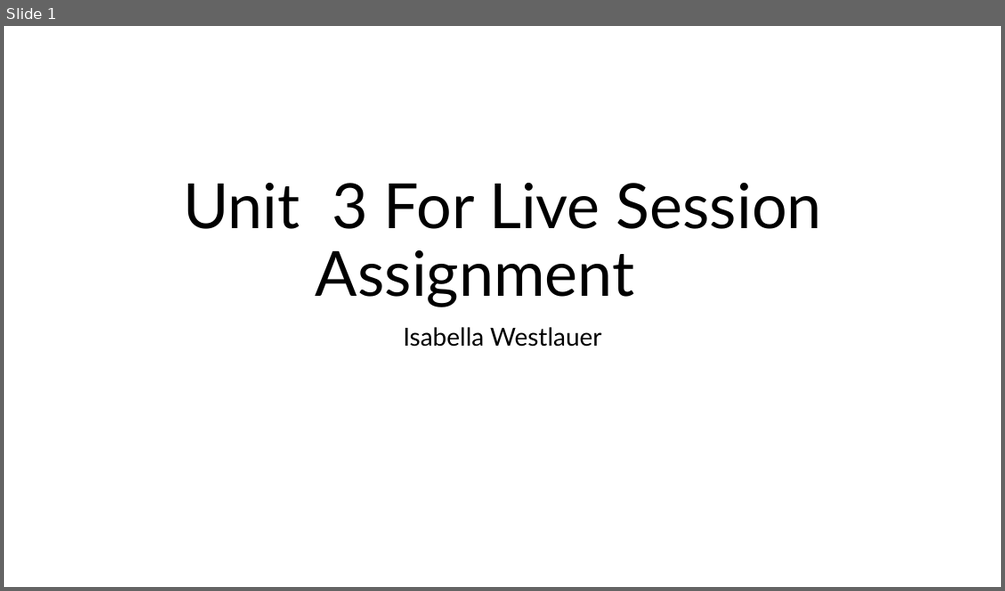
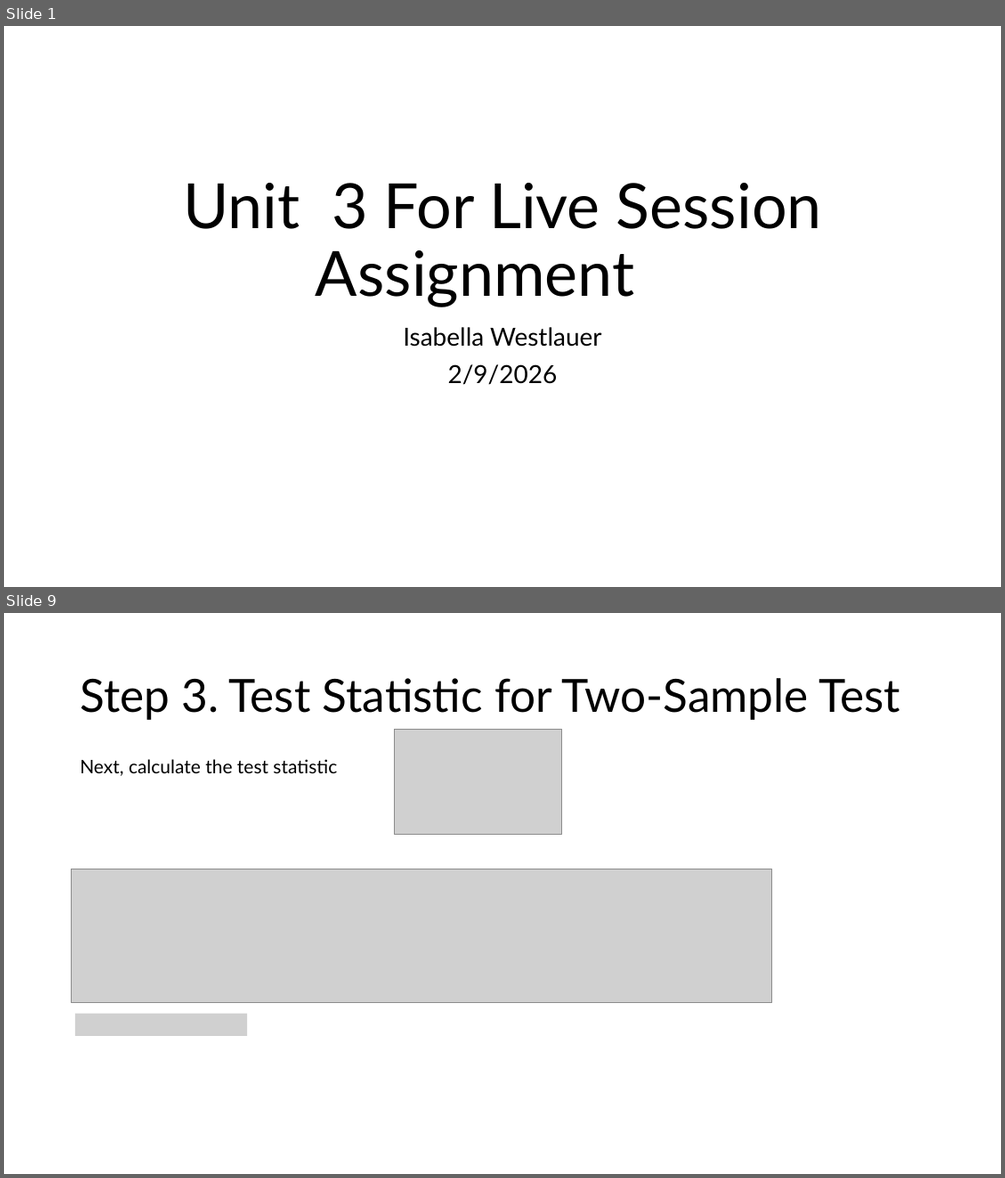
Before and after one commit to Iwestlauer/doing_data_science, a slide deck: Unit 3 Data Transformation and EDA/Isabella_Westlauer_FLS_Unit3.pptx. Shown one above the other, each under a label of ours: slide 1 before the commit, slides 1 and 9 after it; the slides between them are not shown. The pictures are 1005x591 and 1005x1178 pixels, drawn with LibreOffice and Linux fonts; fonts in the diff are those of the drawing; grey boxes stand for pictures. Boxes give left, top, right and bottom in pixels: in the first picture for what was removed or moved away, otherwise in the second. Text is boxed around its words. In the diff, an @@ line names an element or a change of style, - is before the commit and + after.

```diff
--- a/Unit 3 Data Transformation and EDA/Isabella_Westlauer_FLS_Unit3.pptx
+++ b/Unit 3 Data Transformation and EDA/Isabella_Westlauer_FLS_Unit3.pptx
@@ slide 9 added at (x1=4, y1=613, x2=1001, y2=1174), background #FFFFFF @@
@@ title added at (x1=80, y1=678, x2=900, y2=720), 44 pt, text #000000 @@
+Step 3. Test Statistic for Two-Sample Test
@@ picture added at (x1=395, y1=729, x2=562, y2=834) @@
@@ text added at (x1=80, y1=759, x2=337, y2=776), 18 pt, text #000000 @@
+Next, calculate the test statistic
@@ picture added at (x1=72, y1=869, x2=772, y2=1003) @@
@@ picture added at (x1=75, y1=1013, x2=247, y2=1036) @@
@@ slide 1 changed as well @@
@@ subtitle at (x1=448, y1=364, x2=558, y2=385): paragraph added @@
+2/9/2026
```
Also in this commit, not shown: 16 other slides added, 1 slide removed, 11 other files.
